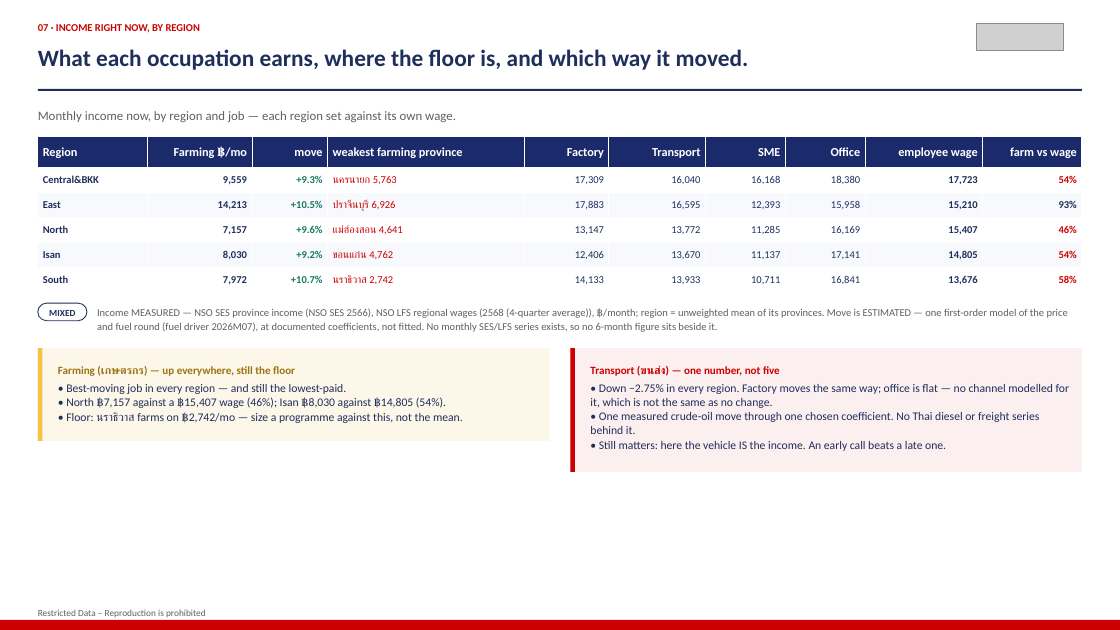
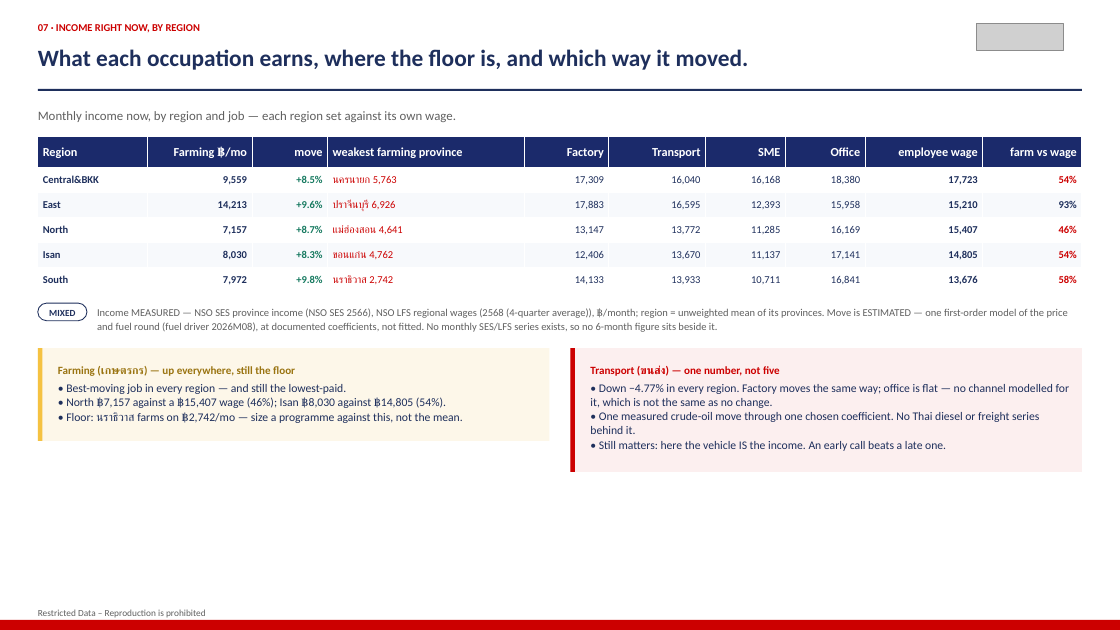
Before and after one commit to kaustavb2101/competitive-intel, a slide deck: slide 9 of docs/decks/mcom-2026-08-05-macro.pptx. Drawn at 1120x630 pixels with LibreOffice and Linux fonts; fonts in the diff are those of the drawing; grey boxes stand for pictures. Boxes give left, top, right and bottom in pixels: in the first picture for what was removed or moved away, otherwise in the second. Text is boxed around its words. In the diff, an @@ line names an element or a change of style, - is before the commit and + after.

```diff
--- a/docs/decks/mcom-2026-08-05-macro.pptx
+++ b/docs/decks/mcom-2026-08-05-macro.pptx
@@ table at bbox=[38, 137, 1082, 293] @@
-row 2, column 3: +9.3%
+row 2, column 3: +8.5%
-row 3, column 3: +10.5%
+row 3, column 3: +9.6%
-row 4, column 3: +9.6%
+row 4, column 3: +8.7%
-row 5, column 3: +9.2%
+row 5, column 3: +8.3%
-row 6, column 3: +10.7%
+row 6, column 3: +9.8%
@@ text at bbox=[97, 308, 1068, 332]: text changed @@
-Income MEASURED — NSO SES province income (NSO SES 2566), NSO LFS regional wages (2568 (4-quarter average)), ฿/month; region = unweighted mean of its provinces. Move is ESTIMATED — one first-order model of the price and fuel round (fuel driver 2026M07), at documented coefficients, not fitted. No monthly SES/LFS series exists, so no 6-month figure sits beside it.
+Income MEASURED — NSO SES province income (NSO SES 2566), NSO LFS regional wages (2568 (4-quarter average)), ฿/month; region = unweighted mean of its provinces. Move is ESTIMATED — one first-order model of the price and fuel round (fuel driver 2026M08), at documented coefficients, not fitted. No monthly SES/LFS series exists, so no 6-month figure sits beside it.
@@ text at bbox=[590, 384, 1069, 451]: text changed @@
-• Down −2.75% in every region. Factory moves the same way; office is flat — no channel modelled for it, which is not the same as no change.
-• One measured crude-oil move through one chosen coefficient. No Thai diesel or freight series behind it.
-• Still matters: here the vehicle IS the income. An early call beats a late one.
+• Down −4.77% in every region. Factory moves the same way; office is flat — no channel modelled for it, which is not the same as no change.
+• One measured crude-oil move through one chosen coefficient. No Thai diesel or freight series behind it.
+• Still matters: here the vehicle IS the income. An early call beats a late one.
```
Also in this commit, not shown: 7 other slides changed, 1 other file.
